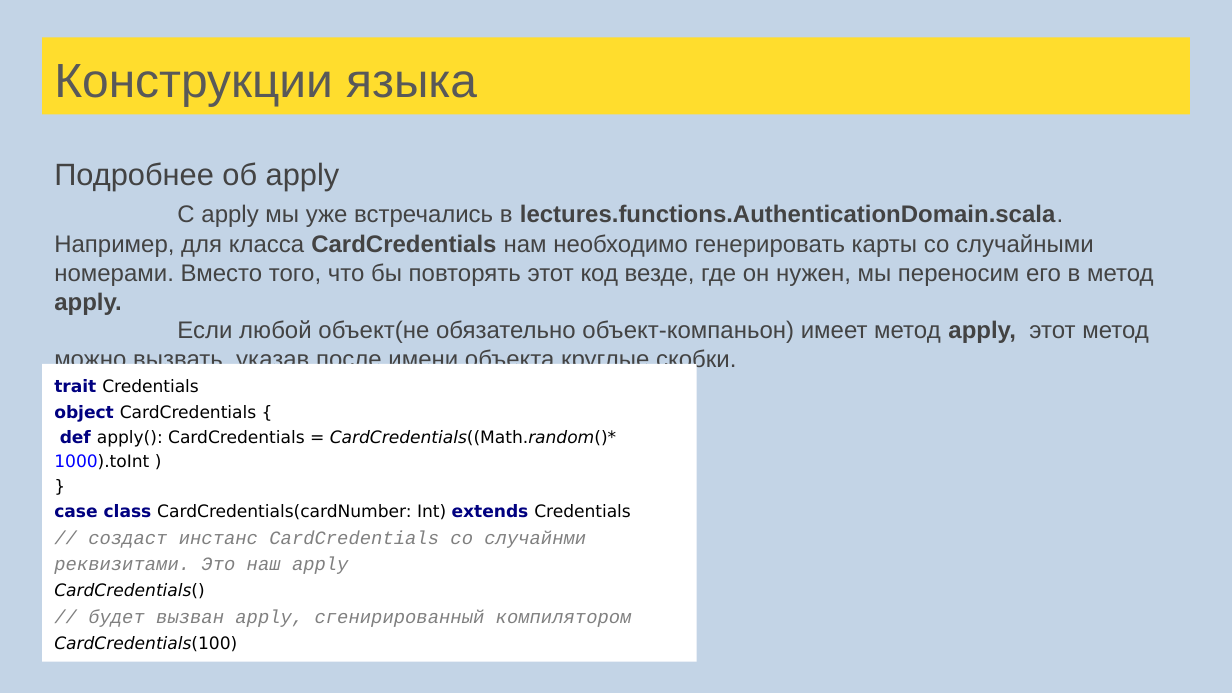
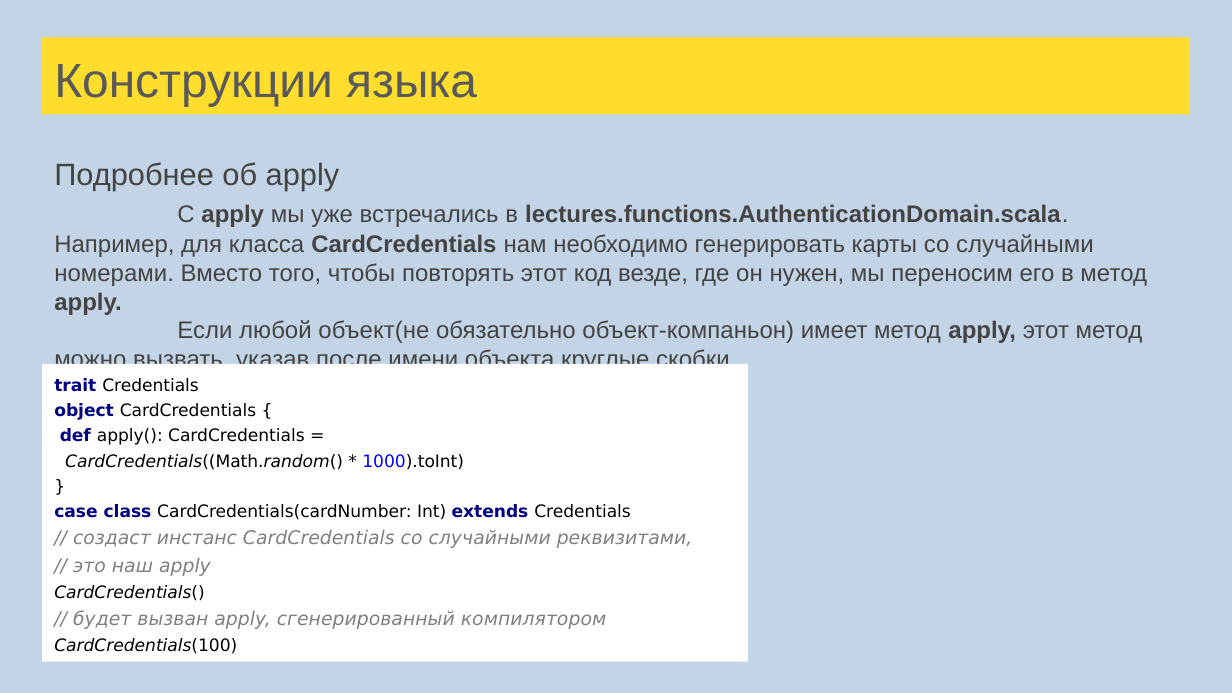
Before and after one commit to sergeypopov83/scala-school, a slide deck: slide 78 of src/main/resources/Лекции Scala для FinTech.pptx (slide 77 before the commit). Drawn at 1232x693 pixels with LibreOffice and Linux fonts; fonts in the diff are those of the drawing. Boxes give left, top, right and bottom in pixels: in the first picture for what was removed or moved away, otherwise in the second. Text is boxed around its words. In the diff, an @@ line names an element or a change of style, - is before the commit and + after.

```diff
--- a/src/main/resources/Лекции Scala для FinTech.pptx
+++ b/src/main/resources/Лекции Scala для FinTech.pptx
@@ text at box(54, 204, 1147, 315): spaces changed @@
-С apply мы уже встречались в lectures.functions.AuthenticationDomain.scala. Например, для класса CardCredentials нам необходимо генерировать карты со случайными номерами. Вместо того, что бы повторять этот код везде, где он нужен, мы переносим его в метод apply.
+С apply мы уже встречались в lectures.functions.AuthenticationDomain.scala. Например, для класса CardCredentials нам необходимо генерировать карты со случайными номерами. Вместо того, чтобы повторять этот код везде, где он нужен, мы переносим его в метод apply.
@@ rectangle "trait Credentials": place and size @@
-rectangle "trait Credentials" at box(42, 363, 696, 662)
+rectangle "trait Credentials" at box(42, 363, 748, 662)
@@ text in rectangle at box(60, 428, 464, 470): text changed @@
-def apply(): CardCredentials = CardCredentials((Math.random()* 1000).toInt )
+def apply(): CardCredentials =
+CardCredentials((Math.random() * 1000).toInt)
@@ text in rectangle at box(73, 530, 693, 576): text changed; font Courier New to DejaVu Sans @@
-// создаст инстанс CardCredentials со случайнми реквизитами. Это наш apply
+// создаст инстанс CardCredentials со случайными реквизитами,
+// это наш apply
@@ text in rectangle at box(73, 610, 606, 629): text changed; font Courier New to DejaVu Sans @@
-// будет вызван apply, сгенирированный компилятором
+// будет вызван apply, сгенерированный компилятором
```
Also in this commit, not shown: 46 other slides changed, 5 slides added, 3 other files.
